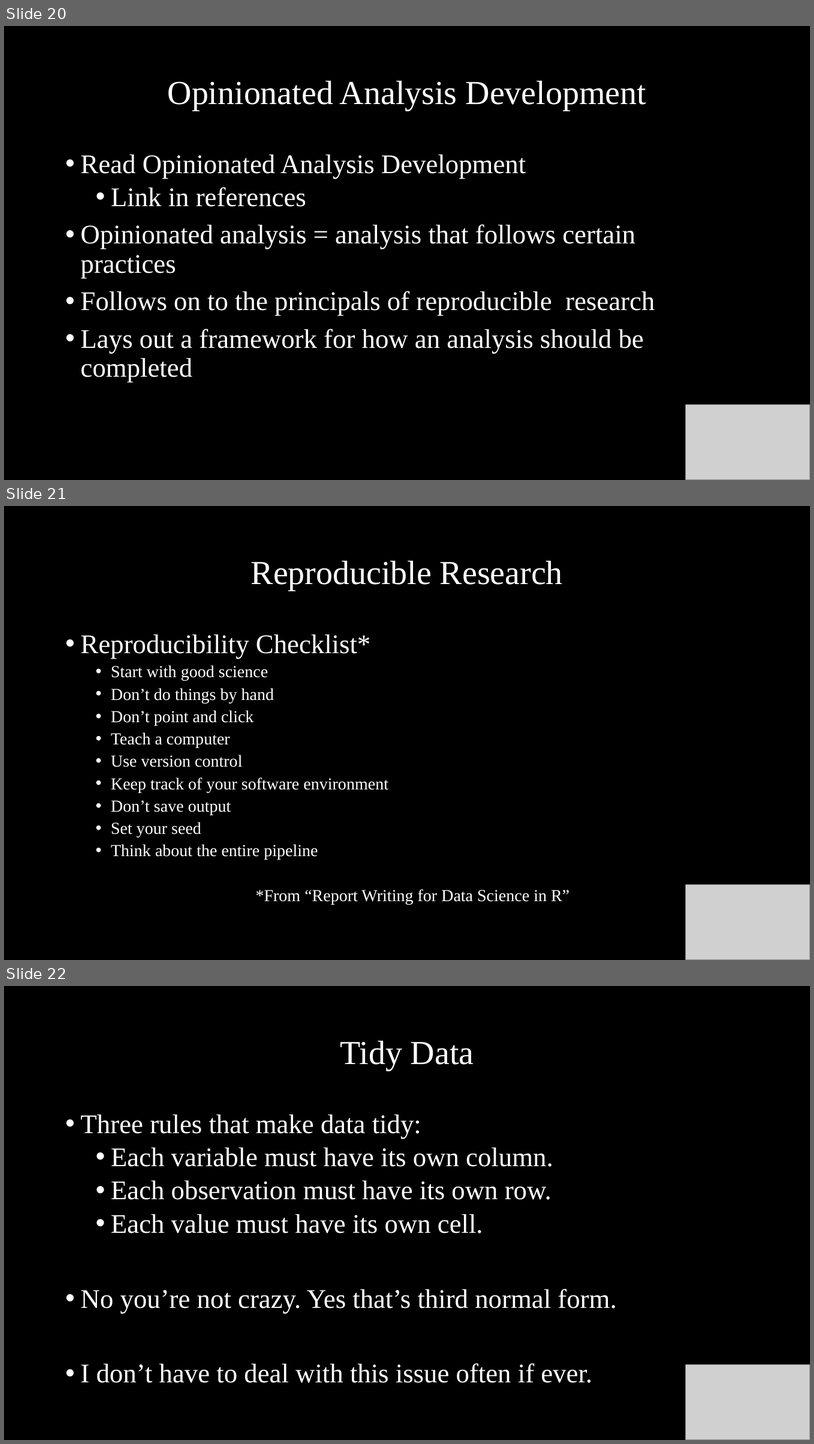
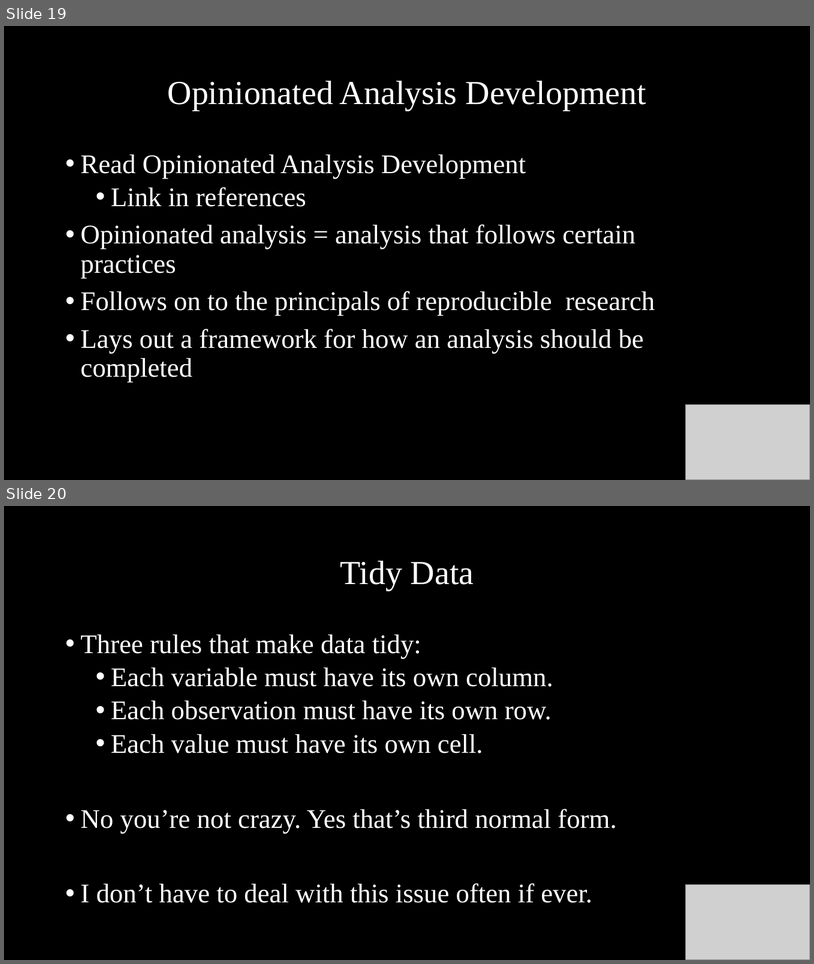
Before and after one commit to MassStreetAnalytics/Reproducible-Research, a slide deck: Documents/Deck/Reproducable Research.pptx. Shown one above the other, each under a label of ours: slides 20, 21 and 22 before the commit, slides 19 and 20 after it. The pictures are 814x1444 and 814x964 pixels, drawn with LibreOffice and Linux fonts; fonts in the diff are those of the drawing; grey boxes stand for pictures; background and template pictures are left out. Boxes give left, top, right and bottom in pixels: in the first picture for what was removed or moved away, otherwise in the second. Text is boxed around its words. In the diff, an @@ line names an element or a change of style, - is before the commit and + after.

```diff
--- a/Documents/Deck/Reproducable Research.pptx
+++ b/Documents/Deck/Reproducable Research.pptx
@@ slide 21 removed at box(4, 506, 810, 960), background picture (left out) @@
@@ title removed at box(251, 561, 563, 591) @@
-Reproducible Research
@@ text removed at box(81, 634, 570, 904) @@
-• Reproducibility Checklist*
-  • Start with good science
-  • Don’t do things by hand
-  • Don’t point and click
-  • Teach a computer
-  • Use version control
-  • Keep track of your software environment
-  • Don’t save output
-  • Set your seed
-  • Think about the entire pipeline
-  *From “Report Writing for Data Science in R”
@@ picture removed at box(686, 885, 810, 960) @@
@@ what was slide 20 is now slide 19 @@
@@ what was slide 22 is now slide 20 @@
```
Also in this commit, not shown: 1 slide changed, 1 other slide removed.
